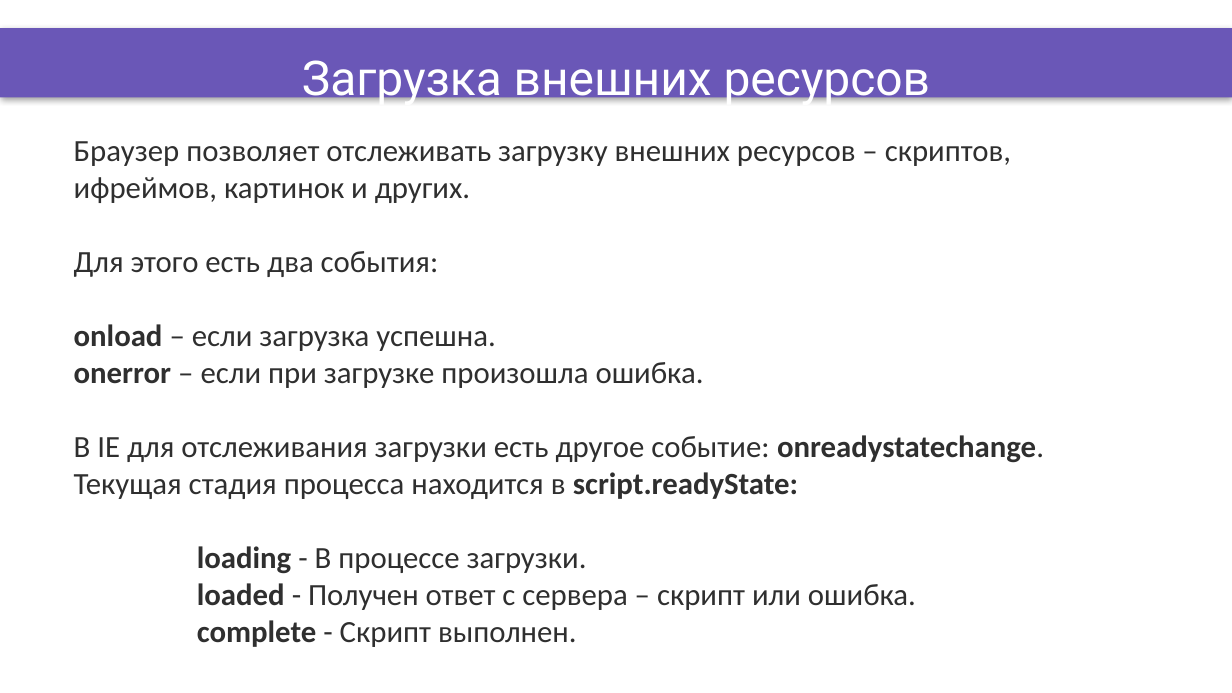
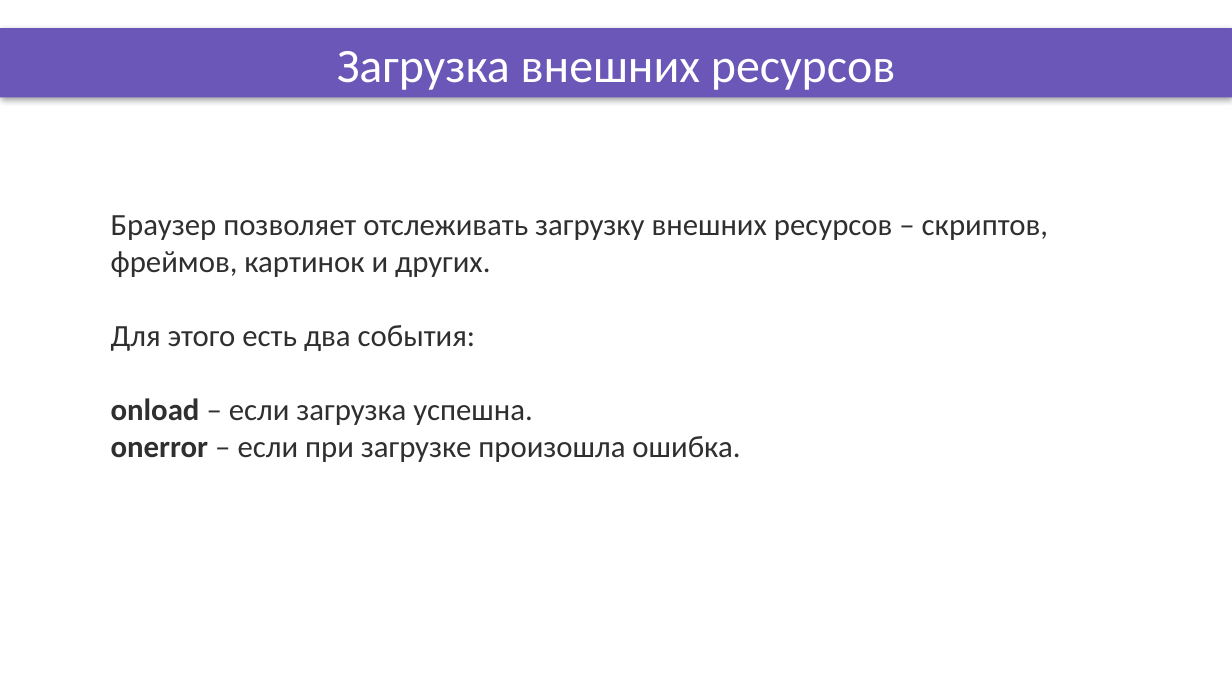
Before and after one commit to DinamickaDevelopment/ignite, a slide deck: slide 6 of JS/009_lesson/Presentation/events_2.pptx. Drawn at 1232x693 pixels with LibreOffice and Linux fonts; fonts in the diff are those of the drawing; background and template pictures are left out. Boxes give left, top, right and bottom in pixels: in the first picture for what was removed or moved away, otherwise in the second. Text is boxed around its words. In the diff, an @@ line names an element or a change of style, - is before the commit and + after.

```diff
--- a/JS/009_lesson/Presentation/events_2.pptx
+++ b/JS/009_lesson/Presentation/events_2.pptx
@@ title "Загрузка внешних ресурсов": place and size @@
-title "Загрузка внешних ресурсов" at [302,60,930,106]
+title "Загрузка внешних ресурсов" at [337,51,895,90]
@@ title "Загрузка внешних ресурсов" at [337,51,895,90]: font Roboto to Calibri @@
@@ text "Браузер позволяет отслеживать загрузку внешних ...": place and size @@
-text "Браузер позволяет отслеживать загрузку внешних ..." at [74,141,1044,647]
+text "Браузер позволяет отслеживать загрузку внешних ..." at [111,215,1048,462]
@@ text at [111,215,1048,277]: text changed @@
-Браузер позволяет отслеживать загрузку внешних ресурсов – скриптов, ифреймов, картинок и других.
+Браузер позволяет отслеживать загрузку внешних ресурсов – скриптов, фреймов, картинок и других.
@@ text at [74,435,1044,647]: paragraphs removed @@
-В IE для отслеживания загрузки есть другое событие: onreadystatechange. Текущая стадия процесса находится в script.readyState:
-loading - В процессе загрузки.
-loaded - Получен ответ с сервера – скрипт или ошибка.
-complete - Скрипт выполнен.
```
Also in this commit, not shown: 5 other slides changed, 18 other files.
